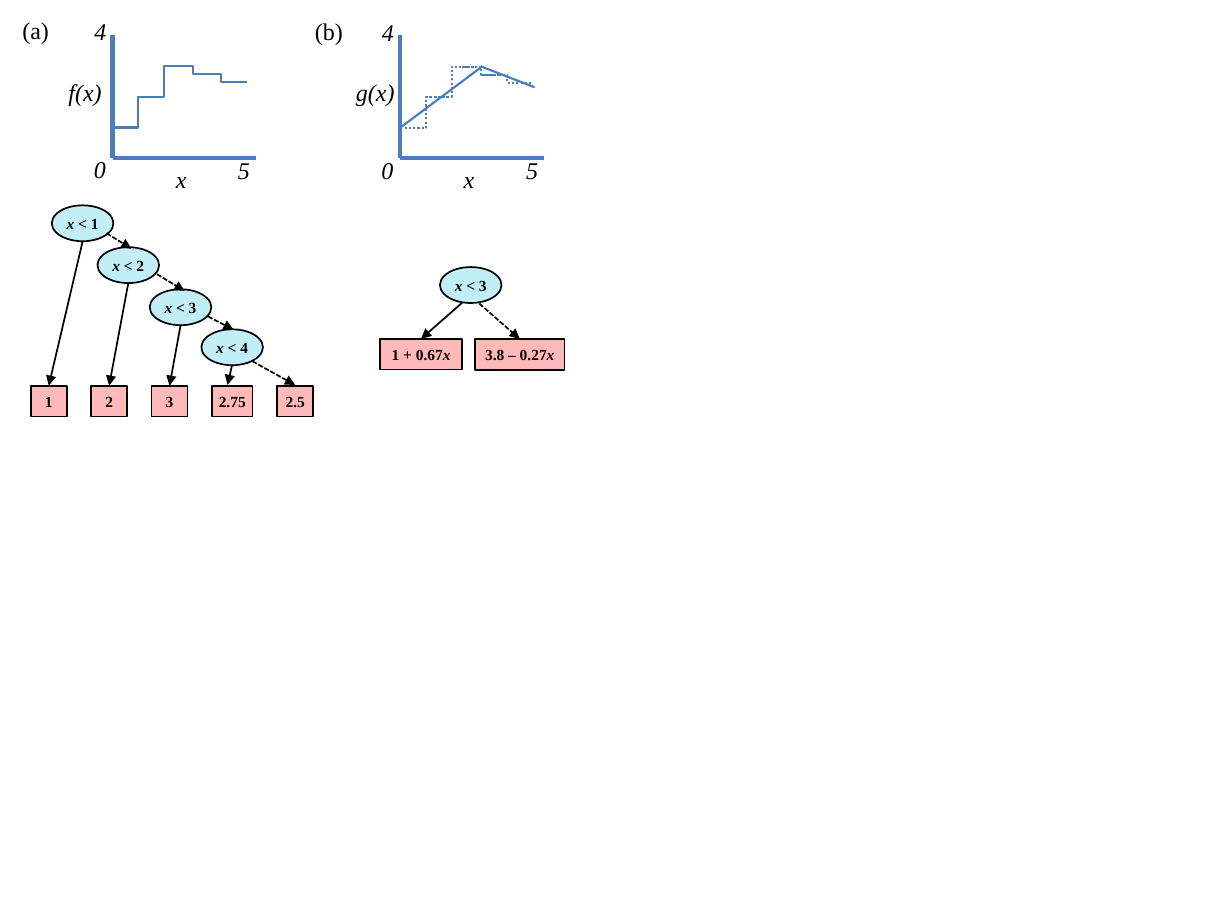
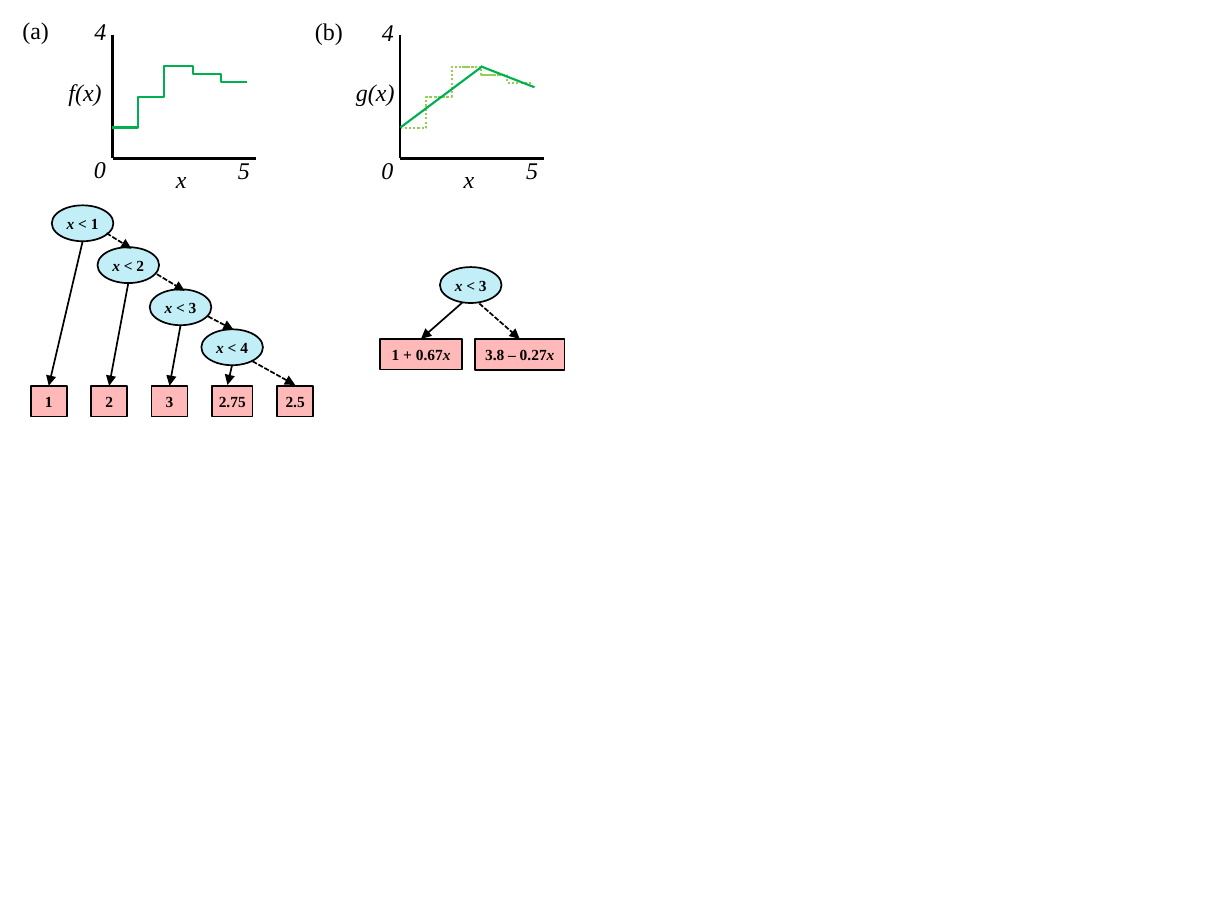
Before and after one commit to ssanner/xadd-inference, a slide deck: slide 1 of docs/papers/xaddapprox/Figures/xadds/intro_diagram.pptx. Drawn at 1232x924 pixels with LibreOffice and Linux fonts; fonts in the diff are those of the drawing. Boxes give left, top, right and bottom in pixels: in the first picture for what was removed or moved away, otherwise in the second. Text is boxed around its words. In the diff, an @@ line names an element or a change of style, - is before the commit and + after.

```diff
--- a/docs/papers/xaddapprox/Figures/xadds/intro_diagram.pptx
+++ b/docs/papers/xaddapprox/Figures/xadds/intro_diagram.pptx
@@ line (112, 36) - (112, 159): stroke #4B7EBC 2.5 pt to #000000 1.5 pt @@
@@ line (400, 36) - (400, 159): stroke #4B7EBC 2.5 pt to #000000 1.5 pt @@
@@ elbow line (138, 97) - (190, 67): stroke #4B7EBC 1.25 pt to #00B050 1.25 pt @@
@@ elbow line (174, 67) - (212, 74): stroke #4B7EBC 1.25 pt to #00B050 1.25 pt @@
@@ elbow line (196, 74) - (246, 83): stroke #4B7EBC 1.25 pt to #00B050 1.25 pt @@
@@ line (400, 128) - (483, 67): stroke #4B7EBC 1.25 pt to #00B050 1.25 pt @@
@@ elbow line (426, 97) - (478, 67): stroke #4B7EBC 1.25 pt dashed to #92D050 1.25 pt dashed @@
@@ elbow line (462, 67) - (500, 75): stroke #4B7EBC 1.25 pt dashed to #92D050 1.25 pt dashed @@
@@ line (480, 67) - (535, 87): stroke #4B7EBC 1.25 pt to #00B050 1.25 pt @@
@@ elbow line (482, 75) - (533, 83): stroke #4B7EBC 1.25 pt dashed to #92D050 1.25 pt dashed @@
@@ elbow line (112, 128) - (164, 97): stroke #4B7EBC 1.25 pt to #00B050 1.25 pt @@
@@ elbow line (400, 128) - (452, 97): stroke #4B7EBC 1.25 pt dashed to #92D050 1.25 pt dashed @@
@@ line (112, 159) - (256, 159): stroke #4B7EBC 2.5 pt to #000000 1.5 pt @@
@@ line (400, 159) - (543, 159): stroke #4B7EBC 2.5 pt to #000000 1.5 pt @@
```
Also in this commit, not shown: 4 other files.
